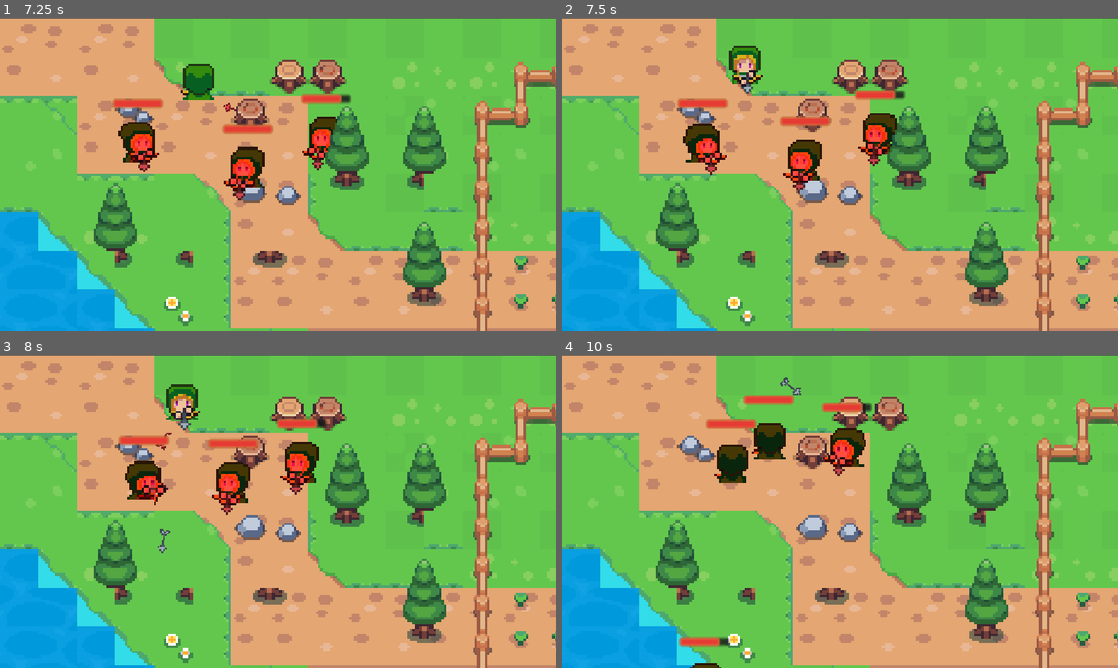
Above: before the commit, frames 1-4 (two rows, left to right).
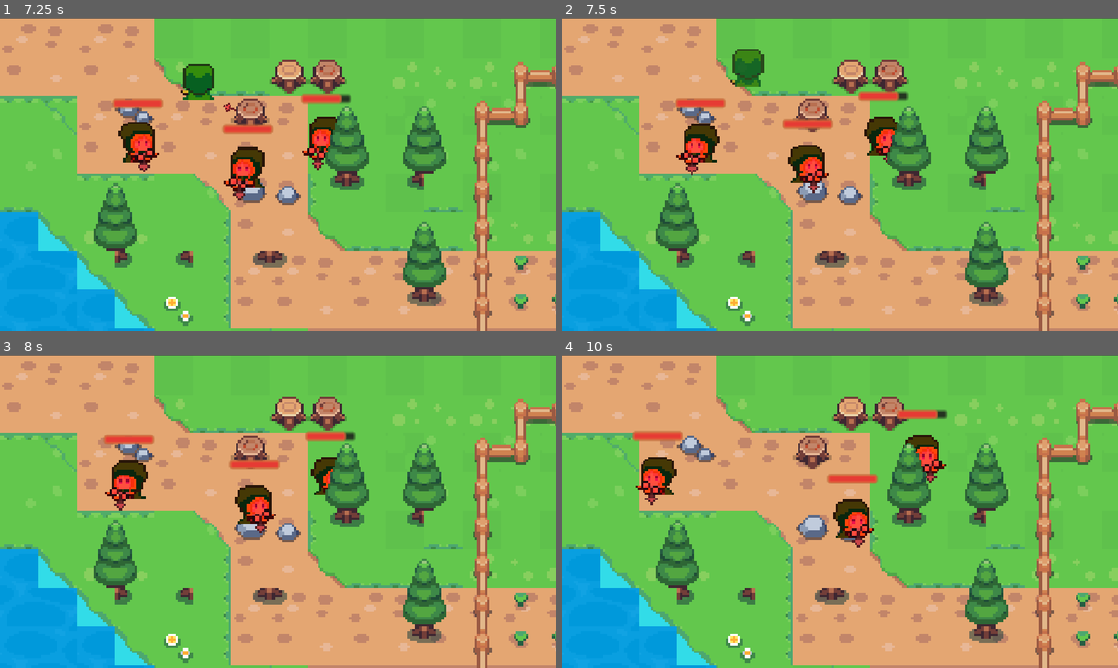
Above: after the commit, the same moments.

Repository: bintanghawley/flank
Game: Godot game, scene res://scene/player/player_archer.tscn
Two runs of this game, one before a commit and one after it. Both use one fixed random seed, a clock stepped at 60 frames per second and the inputs below.
Inputs (mouse positions are in pixels of both pictures, inside the frame that each line leads up to):
- Up to frame 1 (7.25 s): move the mouse to (400, 158) at 0.52 s; hold Shift 0.53-1.28 s; click (400, 158) at 0.67 s; move the mouse to (166, 190) at 1.27 s; tap Shift every 1.5 s from 1.35 to 5.85 s; click (166, 190) at 1.42 s; move the mouse to (333, 105) at 2.02 s; hold Shift 2.03-2.78 s; click (333, 105) at 2.17 s; move the mouse to (250, 237) at 2.77 s; click (250, 237) at 2.92 s; move the mouse to (444, 221) at 3.52 s; hold Shift 3.53-4.28 s; click (444, 221) at 3.67 s; move the mouse to (111, 127) at 4.27 s; click (111, 127) at 4.42 s; move the mouse to (305, 174) at 5.02 s; hold Shift 5.03-5.78 s; click (305, 174) at 5.17 s; move the mouse to (194, 96) at 5.77 s; click (194, 96) at 5.92 s; move the mouse to (400, 158) at 6.52 s; hold Shift from 6.53 s (still down); click (400, 158) at 6.67 s
- Up to frame 2 (7.5 s): move the mouse to (728, 190) at 7.27 s; release Shift at 7.28 s; tap Shift at 7.35 s; click (728, 190) at 7.42 s
- Up to frame 3 (8 s): no input
- Up to frame 4 (10 s): move the mouse to (895, 442) at 8.02 s; hold Shift 8.03-8.78 s; click (895, 442) at 8.17 s; move the mouse to (812, 574) at 8.77 s; tap Shift at 8.85 s; click (812, 574) at 8.92 s; move the mouse to (1006, 558) at 9.52 s; hold Shift from 9.53 s (still down); click (1006, 558) at 9.67 s

Frame 1 is identical in both runs. In frame 2, 3.4% of the frame differs, in the area x 20-63%, y 8-56%; in frame 3, 5.5%; in frame 4, 6.1%, in the area x 12-70%, y 7-100%.

Commit message:
feat: tambah sistem mati dan respawn karakter

Diff:
--- a/scene/enemy/enemy.gd
+++ b/scene/enemy/enemy.gd
@@ -120,6 +120,12 @@
 	# 1. LOGIKA GERAKAN & SERANGAN TEMBAK
 	# ---------------------------------------------------------
 	if current_state == State.CHASE and player != null and is_instance_valid(player):
+		# Jika player mati atau keluar dari grup player, musuh berhenti mengejar
+		if ("is_dead" in player and player.is_dead) or not player.is_in_group("player"):
+			player = null
+			current_state = State.IDLE_PATROL
+			return
+
 		var dist = global_position.distance_to(player.global_position)
 		var dir = global_position.direction_to(player.global_position)
 
@@ -155,7 +161,9 @@
 	# ---------------------------------------------------------
 	damage_timer -= delta
 	if is_touching_player and player != null and is_instance_valid(player):
-		if damage_timer <= 0.0:
+		if ("is_dead" in player and player.is_dead) or not player.is_in_group("player"):
+			is_touching_player = false
+		elif damage_timer <= 0.0:
 			if player.has_method("take_damage"):
 				player.take_damage(contact_damage, global_position)
 			damage_timer = attack_cooldown
@@ -400,9 +408,9 @@
 		if is_instance_valid(animated_sprite) and not is_dead:
 			animated_sprite.modulate = Color(1.3, 0.4, 0.4) # Kembali ke warna merah musuh
 
-	# Musuh kaget dan langsung mengejar player
+	# Musuh kaget dan langsung mengejar player jika player masih hidup
 	var player_node = get_tree().get_first_node_in_group("player")
-	if player_node:
+	if player_node and not ("is_dead" in player_node and player_node.is_dead):
 		player = player_node
 		current_state = State.CHASE
 
@@ -498,7 +506,7 @@
 func _on_detection_area_body_entered(body):
 	if is_dead:
 		return
-	if body.is_in_group("player") or body.name == "Player_Archer":
+	if (body.is_in_group("player") or body.name == "Player_Archer") and not ("is_dead" in body and body.is_dead):
 		player = body
 		current_state = State.CHASE
 
@@ -518,7 +526,7 @@
 func _on_hitbox_body_entered(body):
 	if is_dead:
 		return
-	if body.is_in_group("player") or body.name == "Player_Archer":
+	if (body.is_in_group("player") or body.name == "Player_Archer") and not ("is_dead" in body and body.is_dead):
 		is_touching_player = true
 		player = body
 		# Langsung berikan damage jika cooldown siap
--- a/scene/player/player_archer.gd
+++ b/scene/player/player_archer.gd
@@ -27,10 +27,16 @@
 var is_attacking: bool = false
 
 # =========================
-# HEALTH / DARAH PEMANAH
+# HEALTH & RESPAWN SETTINGS
 # =========================
 @export var max_health: int = 10
+@export var respawn_time: float = 3.0          # Waktu tunggu respawn setelah mati (detik)
 var current_health: int = 10
+var is_dead: bool = false
+var spawn_position: Vector2
+
+# Node references
+@onready var collision_shape: CollisionShape2D = $CollisionShape2D
 
 # =========================
 # KNOCKBACK SETTINGS
@@ -43,6 +49,7 @@
 func _ready():
 	add_to_group("player")
 	current_health = max_health
+	spawn_position = global_position
 	target_position = global_position
 	play_idle_animation()
 
@@ -52,6 +59,8 @@
 # =========================================================
 
 func _physics_process(delta):
+	if is_dead:
+		return
 
 	# =====================================================
 	# ATTACK COOLDOWN
@@ -140,6 +149,8 @@
 # =========================================================
 
 func _unhandled_input(event):
+	if is_dead:
+		return
 
 	if event is InputEventMouseButton and event.pressed:
 
@@ -451,6 +462,8 @@
 
 func reset_attack_state():
 	await get_tree().create_timer(0.35).timeout
+	if is_dead:
+		return
 	is_attacking = false
 	if is_moving:
 		var direction := global_position.direction_to(target_position)
@@ -464,6 +477,9 @@
 # =========================================================
 
 func take_damage(amount: int, source_position: Vector2 = Vector2.ZERO):
+	if is_dead:
+		return
+
 	current_health -= amount
 	print("Archer terkena serangan! Sisa HP: ", current_health)
 
@@ -481,11 +497,79 @@
 	# Efek kedip merah saat terkena serangan
 	modulate = Color(2.5, 0.3, 0.3)
 	await get_tree().create_timer(0.12).timeout
-	if is_instance_valid(self):
+	if is_instance_valid(self) and not is_dead:
 		modulate = Color.WHITE
 
-	if current_health <= 0:
-		print("Archer Kalah!")
+	# Cek kematian jika darah habis
+	if current_health <= 0 and not is_dead:
+		current_health = 0
+		die()
+
+
+# =========================================================
+# KEMATIAN & RESPAWN ARCHER
+# =========================================================
+
+func die():
+	if is_dead:
+		return
+
+	is_dead = true
+	is_moving = false
+	is_attacking = false
+	velocity = Vector2.ZERO
+	knockback_velocity = Vector2.ZERO
+	print("Archer Kalah! Menunggu respawn...")
+
+	# Matikan tabrakan dan keluarkan sementara dari grup player
+	if collision_shape:
+		collision_shape.set_deferred("disabled", true)
+	remove_from_group("player")
+
+	# Efek visual kekalahan: karakter memudar (fade-out)
+	var death_tween = create_tween()
+	death_tween.tween_property(self, "modulate", Color(0.8, 0.2, 0.2, 0.0), 0.5)
+	await death_tween.finished
+
+	visible = false
+
+	# Tunggu waktu respawn
+	await get_tree().create_timer(respawn_time).timeout
+
+	# Bangkitkan kembali archer
+	respawn()
+
+
+func respawn():
+	# Kembalikan ke posisi awal saat game dimulai
+	global_position = spawn_position
+	target_position = spawn_position
+	current_health = max_health
+	is_moving = false
+	is_attacking = false
+	velocity = Vector2.ZERO
+	knockback_velocity = Vector2.ZERO
+
+	# Reset pergerakan kamera agar langsung fokus tanpa lag panning
+	if has_node("Camera2D"):
+		$Camera2D.reset_smoothing()
+
+	# Nyalakan kembali tabrakan dan masukkan kembali ke grup player
+	if collision_shape:
+		collision_shape.set_deferred("disabled", false)
+	add_to_group("player")
+
+	# Tampilkan kembali karakter
+	visible = true
+	is_dead = false
+	play_idle_animation()
+
+	# Efek fade-in halus saat bangkit kembali
+	modulate = Color(1.0, 1.0, 1.0, 0.2)
+	var respawn_tween = create_tween()
+	respawn_tween.tween_property(self, "modulate:a", 1.0, 0.4)
+
+	print("Archer berhasil respawn di titik awal! HP penuh: ", current_health)
 
 
 func apply_knockback(force: Vector2):
--- a/scene/projectile/arrow.gd
+++ b/scene/projectile/arrow.gd
@@ -38,6 +38,8 @@
 			target = target.get_parent()
 
 		if target.is_in_group("player") or target.name == "Player_Archer":
+			if "is_dead" in target and target.is_dead:
+				return
 			if target.has_method("take_damage"):
 				target.take_damage(damage, global_position)
 			queue_free()
